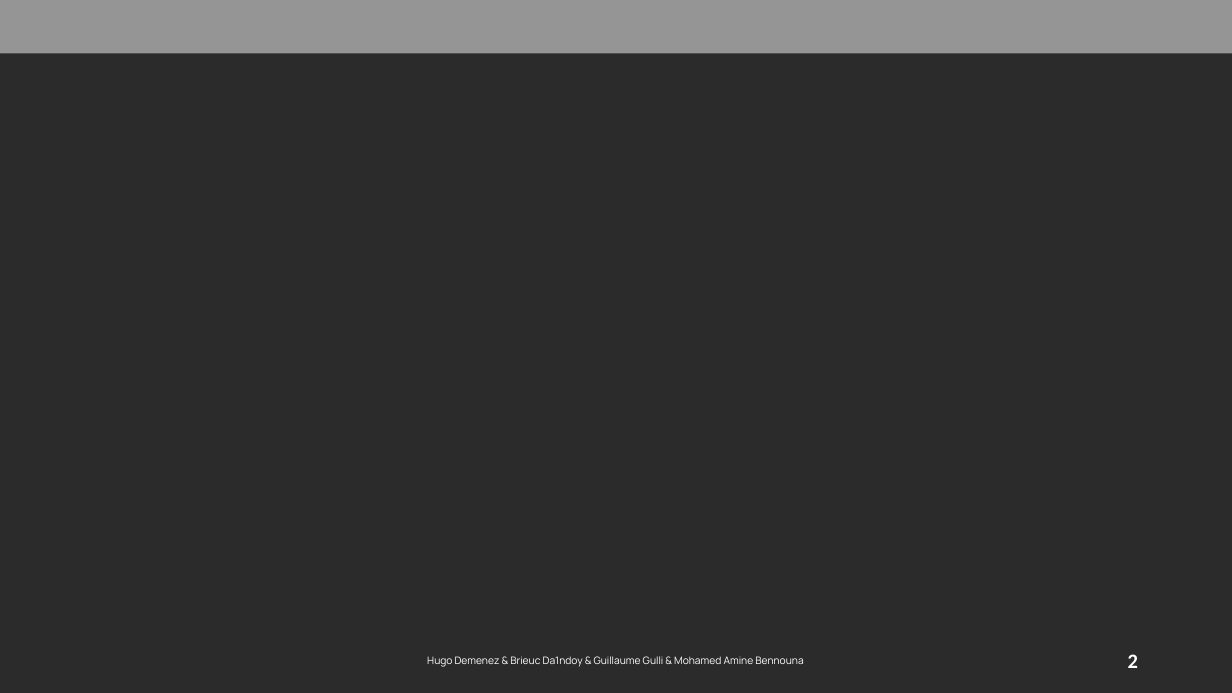
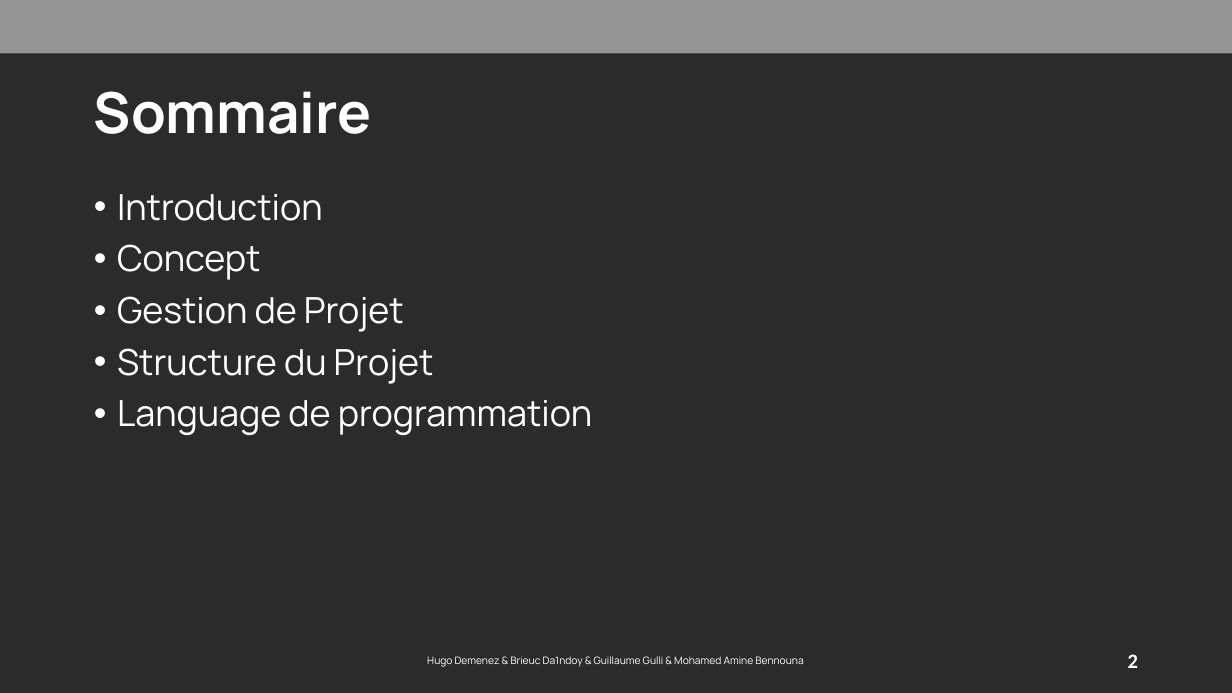
Before and after one commit to hugodemenez/isen-student-portal, a slide deck: slide 2 of presentation/Présentation1.pptx. Drawn at 1232x693 pixels with LibreOffice and Linux fonts; fonts in the diff are those of the drawing; background and template pictures are left out; a plain dark background stands for a picture behind light text. Boxes give left, top, right and bottom in pixels: in the first picture for what was removed or moved away, otherwise in the second. Text is boxed around its words. In the diff, an @@ line names an element or a change of style, - is before the commit and + after.

```diff
--- a/presentation/Présentation1.pptx
+++ b/presentation/Présentation1.pptx
@@ title added at (x1=94, y1=91, x2=372, y2=134), 44 pt, text #FFFFFF, bold @@
+Sommaire
@@ text added at (x1=117, y1=194, x2=592, y2=435), 28 pt, text #FFFFFF @@
+• Introduction
+• Concept
+• Gestion de Projet
+• Structure du Projet
+• Language de programmation
```
Also in this commit, not shown: 4 other slides changed, 6 other files.
